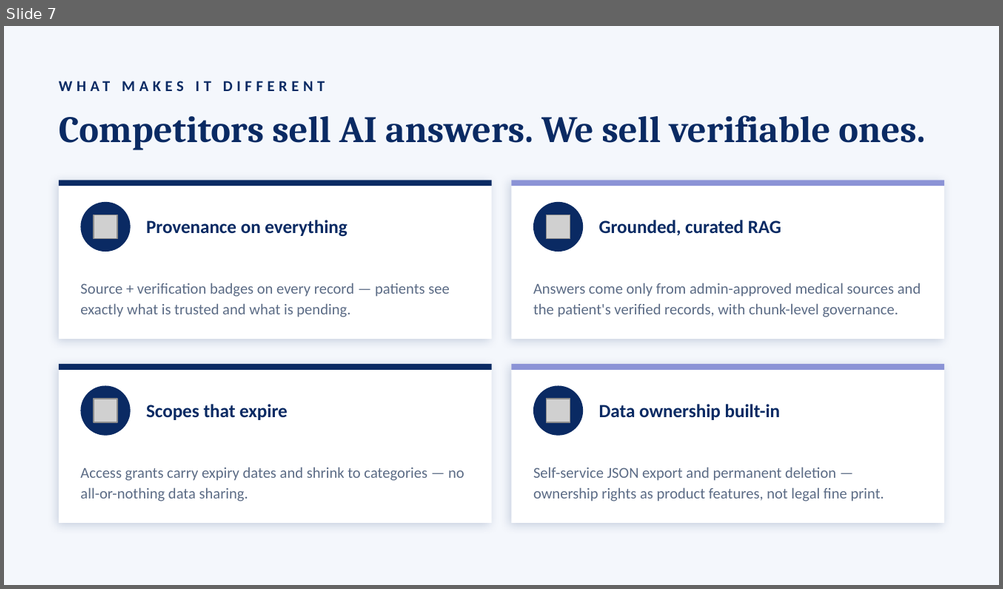
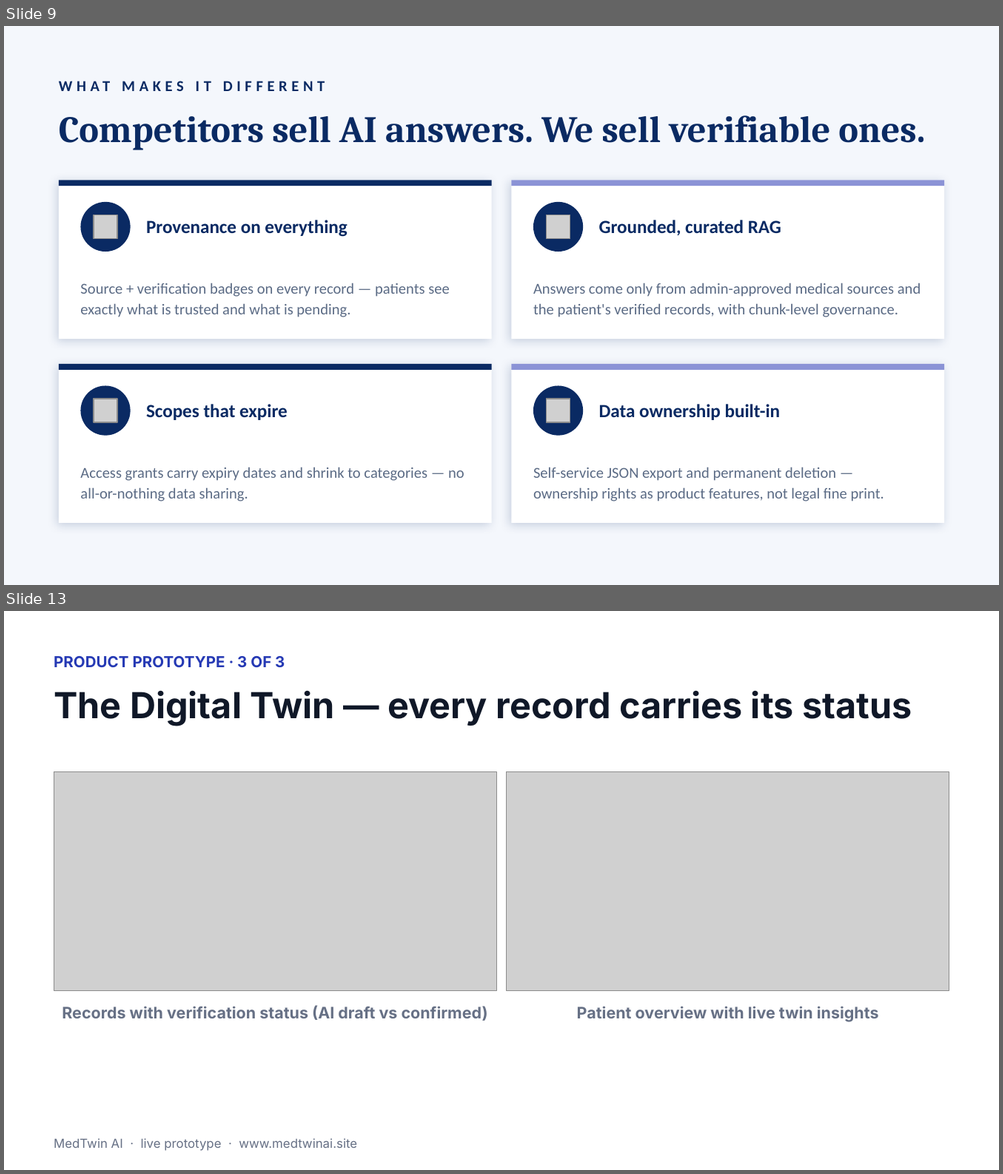
Before and after one commit to simul49/MedTwin-AI, a slide deck: MedTwin-AI-Presentation.pptx. Shown one above the other, each under a label of ours: slide 7 before the commit, slides 9 and 13 after it; the slides between them are not shown. The pictures are 1003x589 and 1003x1174 pixels, drawn with LibreOffice and Linux fonts; fonts in the diff are those of the drawing; grey boxes stand for pictures. Boxes give left, top, right and bottom in pixels: in the first picture for what was removed or moved away, otherwise in the second. Text is boxed around its words. In the diff, an @@ line names an element or a change of style, - is before the commit and + after.

Commit message:
docs: add prototype slides with live product screenshots (video consult, payments, chat, AI)

```diff
--- a/MedTwin-AI-Presentation.pptx
+++ b/MedTwin-AI-Presentation.pptx
@@ slide 13 added at (4,611,999,1170), background #FFFFFF @@
@@ text added at (54,656,284,667), 11 pt, text #2539B4, bold @@
+PRODUCT PROTOTYPE · 3 OF 3
@@ text added at (54,690,912,726), 26 pt, text #101828, bold @@
+The Digital Twin — every record carries its status
@@ picture added at (54,772,496,991) @@
@@ picture added at (506,772,949,991) @@
@@ text added at (62,1005,488,1021), 11.5 pt, text #667085, bold @@
+Records with verification status (AI draft vs confirmed)
@@ text added at (577,1006,879,1022), 11.5 pt, text #667085, bold @@
+Patient overview with live twin insights
@@ text added at (54,1139,357,1151), 9 pt, text #667085 @@
+MedTwin AI · live prototype · www.medtwinai.site
@@ what was slide 7 is now slide 9 @@
```
Also in this commit, not shown: 4 slides changed, 7 other slides added.
